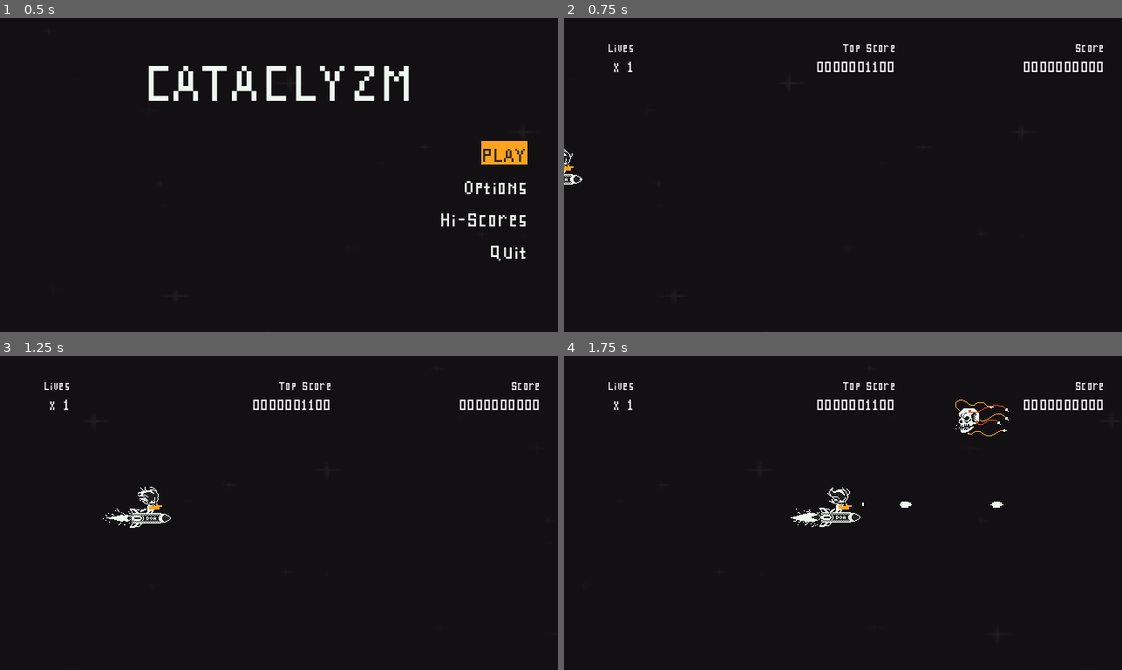
Above: before the commit, frames 1-4 (two rows, left to right).
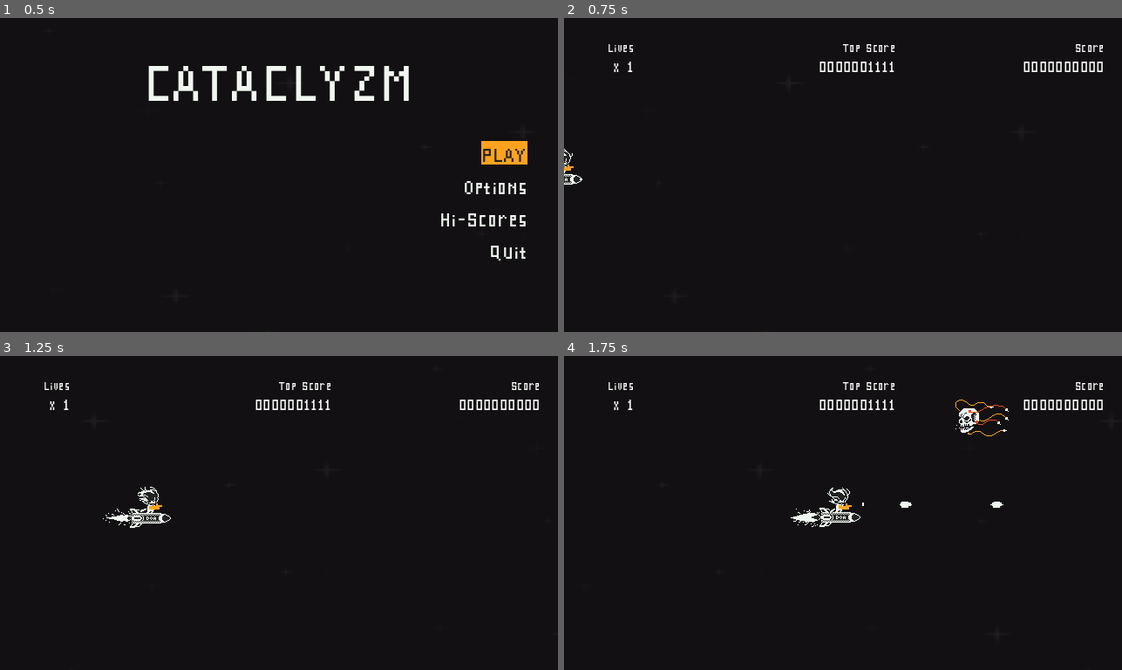
Above: after the commit, the same moments.

Repository: rnakkas/GodotSandbox
Game: Godot game, scene res://ShmupSandbox/Main/Scenes/main.tscn
Two runs of this game, one before a commit and one after it. Both use one fixed random seed, a clock stepped at 60 frames per second and the inputs below.
Inputs (mouse positions are in pixels of both pictures, inside the frame that each line leads up to):
- Up to frame 1 (0.5 s): no input
- Up to frame 2 (0.75 s): click "PLAY" at 0.5 s
- Up to frame 3 (1.25 s): no input
- Up to frame 4 (1.75 s): move the mouse to (965, 497) at 1.27 s; hold D (move_right) from 1.28 s (still down); hold Space (shoot) from 1.28 s (still down)

Frame 1 is identical in both runs. In frame 2, 0.4% of the frame differs, in the area x 45-60%, y 13-18%; in frame 3, 0.4%; in frame 4, 0.4%.

Commit message:
Save/Load system: created a save load system with backup save file using JSon method. Currently saving high scores only, but is extensible to other data

Diff:
--- a/ShmupSandbox/Autoloads/player_data.gd
+++ b/ShmupSandbox/Autoloads/player_data.gd
@@ -19,13 +19,13 @@
 var player_hi_scores_dictionaries : Array[Dictionary] = [
 	{"score" : 200, "name" : "APE"},
 	{"score" : 300, "name" : "YAN"},
-	{"score" : 400, "name" : "HIT"},
+	{"score" : 420, "name" : "HIT"},
 	{"score" : 500, "name" : "IAN"},
 	{"score" : 600, "name" : "FAN"},
 	{"score" : 700, "name" : "GIT"},
 	{"score" : 800, "name" : "GAT"},
 	{"score" : 900, "name" : "APE"},
-	{"score" : 1000, "name" : "BAD"},
+	{"score" : 1111, "name" : "BAD"},
 	{"score" : 1100, "name" : "BAT"}
 ]
 
@@ -33,7 +33,6 @@
 func _ready() -> void:
 	sort_high_scores()
 	_connect_to_signals()
-	player_hi_scores_dictionaries.sort()
 
 
 ## Helper funcs
@@ -42,11 +41,12 @@
 	SignalsBus.score_increased.connect(_on_update_current_score)
 	SignalsBus.continue_game_player_respawn.connect(_on_continue_score_deduced)
 	SignalsBus.player_died.connect(_on_player_death)
+	SignalsBus.game_loaded.connect(_on_game_loaded)
 
 
 func sort_high_scores() -> void:
 	## Sort the high scores dictionaries by score
-	PlayerData.player_hi_scores_dictionaries.sort_custom(func(a, b):
+	player_hi_scores_dictionaries.sort_custom(func(a, b):
 		# First, compare by score in descending order
 		if a["score"] != b["score"]:
 			return a["score"] > b["score"]
@@ -69,6 +69,23 @@
 	player_lives = _player_max_lives
 
 
+func _update_high_scores_from_save_data() -> void:
+	player_hi_scores_dictionaries.clear()
+	for entry in SaveManager.loaded_data["player_high_scores"]:
+		if entry.has("score") && typeof(entry["score"] == TYPE_FLOAT): # Clean up scores from float to int
+			entry["score"] = int(entry["score"])
+
+		if typeof(entry) == TYPE_DICTIONARY: # Append the cleaned up scores to high score list
+			player_hi_scores_dictionaries.append(entry)
+		else:
+			push_error("invalid score entry detected")
+
+
+func _save_player_hi_scores() -> void:
+	SaveManager.contents_to_save["player_high_scores"].append(player_hi_scores_dictionaries) # Update with latest score data
+	SaveManager.save_game()
+
+
 ####
 
 ## Signals connections
@@ -86,3 +103,7 @@
 func _on_player_death() -> void:
 	player_lives -= 1
 	SignalsBus.player_lives_updated_event()
+
+
+func _on_game_loaded() -> void:
+	_update_high_scores_from_save_data()
--- /dev/null
+++ b/ShmupSandbox/Autoloads/save_manager.gd
@@ -0,0 +1,84 @@
+extends Node
+
+# const save_location : String = "user://save_file.json"
+
+const base_path : String = "user://"
+const backup_file : String = "user://save.bak"  # Single backup file (save.bak)
+const main_save_path : String = "user://save_file.json"  # Path to the main save file
+
+var contents_to_save : Dictionary = {
+	"test_message": "If you can read this, saving works :)",
+	"player_high_scores" : PlayerData.player_hi_scores_dictionaries
+}
+
+var loaded_data : Dictionary = {}
+
+
+func _ready() -> void:
+	_load_game()
+
+
+## Function to save the current game state
+func save_game() -> void:
+	# Make a backup of the current save file before overwriting it
+	if FileAccess.file_exists(main_save_path):
+		var dir : DirAccess = DirAccess.open(base_path)  # Open the user directory to perform file operations
+		dir.copy(main_save_path, backup_file)  # Copy the current save file to the backup location
+		# print("Backup created: ", backup_file)
+
+	# Now save the new game state
+	var file : FileAccess = FileAccess.open(main_save_path, FileAccess.WRITE)
+	file.store_string(JSON.stringify(contents_to_save, "\t"))  # Save data in JSON format
+	file.close()
+
+	# print("Save successful: ", main_save_path)
+
+
+## Helper function to load and parse a JSON file
+func _load_json_file(file_path : String) -> Variant:
+	if !FileAccess.file_exists(file_path):
+		push_warning("File does not exist: " + file_path)
+		return null
+
+	var file : FileAccess = FileAccess.open(file_path, FileAccess.READ)
+
+	if !file:
+		push_warning("Failed to read from file: " + file_path)
+		return null
+
+	var json_string : String = file.get_as_text()
+	var parse_result : Variant = JSON.parse_string(json_string)
+
+	if typeof(parse_result) == TYPE_DICTIONARY:
+		return parse_result
+	else:
+		push_warning("Failed to parse JSON from file: " + file_path)
+		return null
+
+
+## Function to restore from backup and copy it to the main save location
+func _restore_from_backup() -> void:
+	# Load the backup file
+	var load_data : Variant = _load_json_file(backup_file)
+	if load_data != null:
+		# If valid, copy the backup to the main save file location
+		var dir : DirAccess = DirAccess.open("user://")  # Open the user directory to perform file operations
+		dir.copy(backup_file, main_save_path)  # Copy the backup file to the main save location
+
+		loaded_data = load_data  # Store the data
+		SignalsBus.game_loaded_event()  # Trigger the loaded event
+		# print("Restored from backup: ", backup_file)
+	else:
+		push_error("Failed to read from backup, using default data")
+
+
+## Function to load the game data
+func _load_game() -> void:
+	# Load the main save file
+	var load_data : Variant = _load_json_file(main_save_path)
+	if load_data != null:
+		loaded_data = load_data  # Store the data
+		SignalsBus.game_loaded_event()  # Trigger the loaded event
+	else:
+		push_warning("Failed to parse save file json, using backup save data")
+		_restore_from_backup()  # Restore from backup if the main file fails to load
--- a/ShmupSandbox/Autoloads/signals_bus.gd
+++ b/ShmupSandbox/Autoloads/signals_bus.gd
@@ -7,6 +7,7 @@
 signal player_lives_updated()
 signal continue_game_player_respawn()
 signal player_score_updated()
+signal game_loaded()
 
 
 func score_increased_event(score : int) -> void:
@@ -29,3 +30,6 @@
 
 func player_score_updated_event() -> void:
 	player_score_updated.emit()
+
+func game_loaded_event() -> void:
+	game_loaded.emit()
--- a/ShmupSandbox/UI/Scenes/hi_scores_menu.tscn
+++ b/ShmupSandbox/UI/Scenes/hi_scores_menu.tscn
@@ -174,7 +174,6 @@
 theme_override_constants/separation = 5
 
 [node name="score_01" type="Label" parent="MarginContainer/VBoxContainer/HBoxContainer/VBoxContainer_score/VBoxContainer_scores" groups=["hi_score_score_label"]]
-unique_name_in_owner = true
 layout_mode = 2
 theme_override_fonts/font = ExtResource("1_trilj")
 theme_override_font_sizes/font_size = 22
@@ -182,7 +181,6 @@
 horizontal_alignment = 2
 
 [node name="score_02" type="Label" parent="MarginContainer/VBoxContainer/HBoxContainer/VBoxContainer_score/VBoxContainer_scores" groups=["hi_score_score_label"]]
-unique_name_in_owner = true
 layout_mode = 2
 theme_override_fonts/font = ExtResource("1_trilj")
 theme_override_font_sizes/font_size = 22
@@ -190,7 +188,6 @@
 horizontal_alignment = 2
 
 [node name="score_03" type="Label" parent="MarginContainer/VBoxContainer/HBoxContainer/VBoxContainer_score/VBoxContainer_scores" groups=["hi_score_score_label"]]
-unique_name_in_owner = true
 layout_mode = 2
 theme_override_fonts/font = ExtResource("1_trilj")
 theme_override_font_sizes/font_size = 22
@@ -198,7 +195,6 @@
 horizontal_alignment = 2
 
 [node name="score_04" type="Label" parent="MarginContainer/VBoxContainer/HBoxContainer/VBoxContainer_score/VBoxContainer_scores" groups=["hi_score_score_label"]]
-unique_name_in_owner = true
 layout_mode = 2
 theme_override_fonts/font = ExtResource("1_trilj")
 theme_override_font_sizes/font_size = 22
@@ -206,7 +202,6 @@
 horizontal_alignment = 2
 
 [node name="score_05" type="Label" parent="MarginContainer/VBoxContainer/HBoxContainer/VBoxContainer_score/VBoxContainer_scores" groups=["hi_score_score_label"]]
-unique_name_in_owner = true
 layout_mode = 2
 theme_override_fonts/font = ExtResource("1_trilj")
 theme_override_font_sizes/font_size = 22
@@ -214,7 +209,6 @@
 horizontal_alignment = 2
 
 [node name="score_06" type="Label" parent="MarginContainer/VBoxContainer/HBoxContainer/VBoxContainer_score/VBoxContainer_scores" groups=["hi_score_score_label"]]
-unique_name_in_owner = true
 layout_mode = 2
 theme_override_fonts/font = ExtResource("1_trilj")
 theme_override_font_sizes/font_size = 22
@@ -222,7 +216,6 @@
 horizontal_alignment = 2
 
 [node name="score_07" type="Label" parent="MarginContainer/VBoxContainer/HBoxContainer/VBoxContainer_score/VBoxContainer_scores" groups=["hi_score_score_label"]]
-unique_name_in_owner = true
 layout_mode = 2
 theme_override_fonts/font = ExtResource("1_trilj")
 theme_override_font_sizes/font_size = 22
@@ -230,7 +223,6 @@
 horizontal_alignment = 2
 
 [node name="score_08" type="Label" parent="MarginContainer/VBoxContainer/HBoxContainer/VBoxContainer_score/VBoxContainer_scores" groups=["hi_score_score_label"]]
-unique_name_in_owner = true
 layout_mode = 2
 theme_override_fonts/font = ExtResource("1_trilj")
 theme_override_font_sizes/font_size = 22
@@ -238,7 +230,6 @@
 horizontal_alignment = 2
 
 [node name="score_09" type="Label" parent="MarginContainer/VBoxContainer/HBoxContainer/VBoxContainer_score/VBoxContainer_scores" groups=["hi_score_score_label"]]
-unique_name_in_owner = true
 layout_mode = 2
 theme_override_fonts/font = ExtResource("1_trilj")
 theme_override_font_sizes/font_size = 22
@@ -246,7 +237,6 @@
 horizontal_alignment = 2
 
 [node name="score_10" type="Label" parent="MarginContainer/VBoxContainer/HBoxContainer/VBoxContainer_score/VBoxContainer_scores" groups=["hi_score_score_label"]]
-unique_name_in_owner = true
 layout_mode = 2
 theme_override_fonts/font = ExtResource("1_trilj")
 theme_override_font_sizes/font_size = 22
--- a/project.godot
+++ b/project.godot
@@ -17,9 +17,10 @@
 
 [autoload]
 
+PlayerData="*res://ShmupSandbox/Autoloads/player_data.gd"
+SaveManager="*res://ShmupSandbox/Autoloads/save_manager.gd"
+SignalsBus="*res://ShmupSandbox/Autoloads/signals_bus.gd"
 UiUtility="*res://ShmupSandbox/Autoloads/ui_utility.gd"
-SignalsBus="*res://ShmupSandbox/Autoloads/signals_bus.gd"
-PlayerData="*res://ShmupSandbox/Autoloads/player_data.gd"
 
 [display]
 
Not shown, added: ShmupSandbox/Autoloads/save_manager.gd.uid
